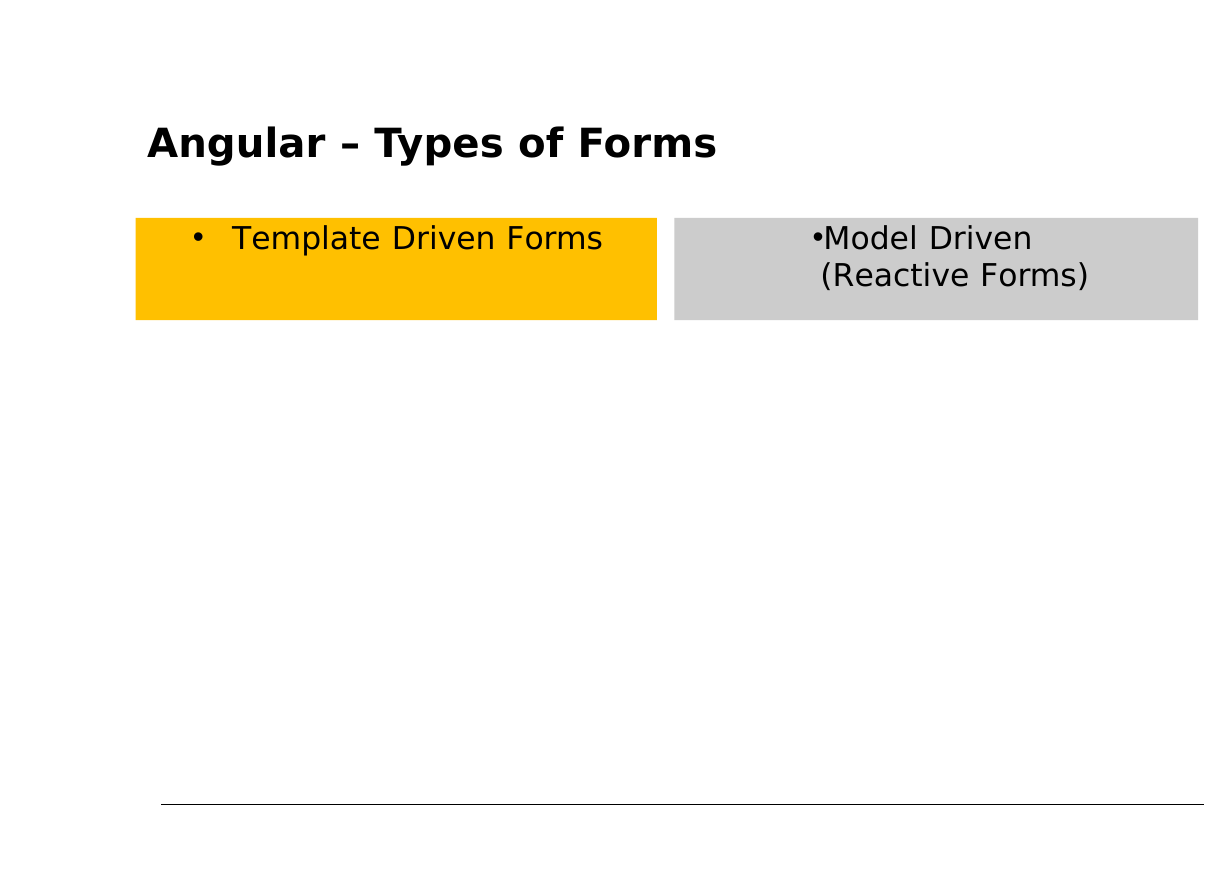
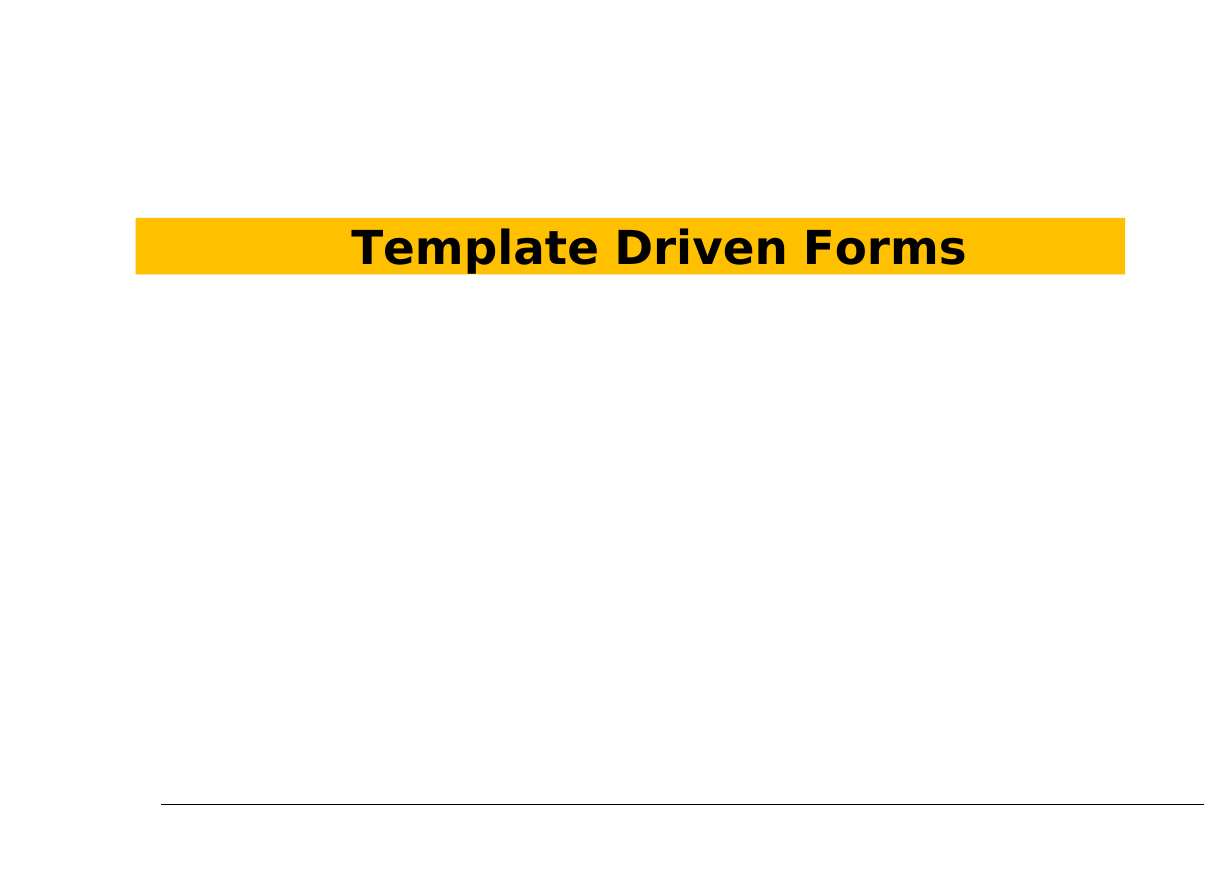
Before and after one commit to petereijgermans11/workshop-angular10, a slide deck: slide 14 of PPT/06- Angular Forms.pptx. Drawn at 1232x871 pixels with LibreOffice and Linux fonts; fonts in the diff are those of the drawing. Boxes give left, top, right and bottom in pixels: in the first picture for what was removed or moved away, otherwise in the second. Text is boxed around its words. In the diff, an @@ line names an element or a change of style, - is before the commit and + after.

Commit message:
changed PPT forms

```diff
--- a/PPT/06- Angular Forms.pptx
+++ b/PPT/06- Angular Forms.pptx
@@ text removed at (x1=147, y1=126, x2=718, y2=166) @@
-Angular – Types of Forms
@@ rectangle "Template Driven Forms" resized from (x1=136, y1=218, x2=658, y2=320) to (x1=136, y1=218, x2=1126, y2=275) @@
@@ rectangle "Template Driven Forms" at (x1=136, y1=218, x2=1126, y2=275): size 21.5 to 32 pt, bold on; alignment left to centre; bullet • to none @@
@@ rectangle removed at (x1=674, y1=218, x2=1198, y2=320) @@
-• Model Driven (Reactive Forms)
```
Also in this commit, not shown: 7 other slides changed, 2 slides added, 1 slide removed, 2 other files.
